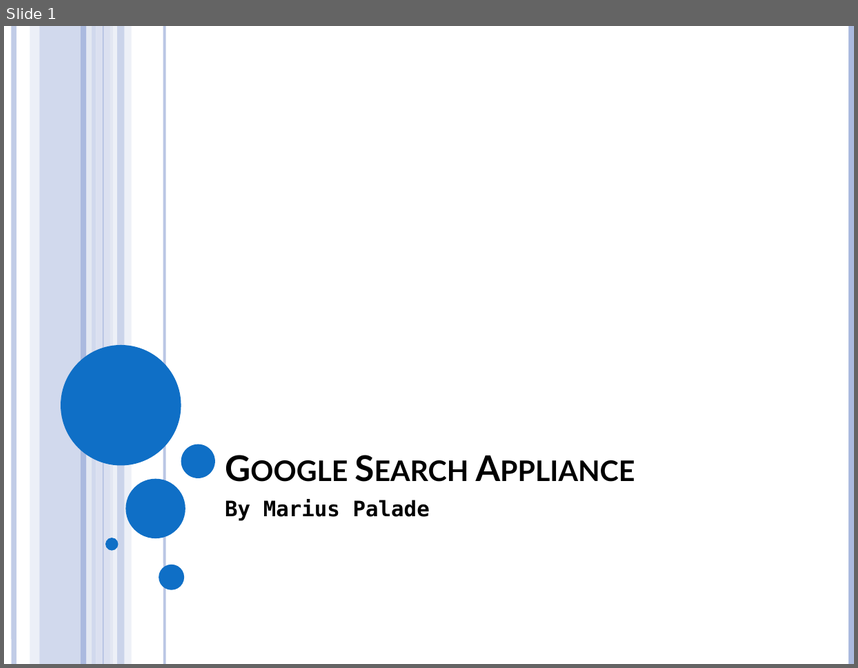
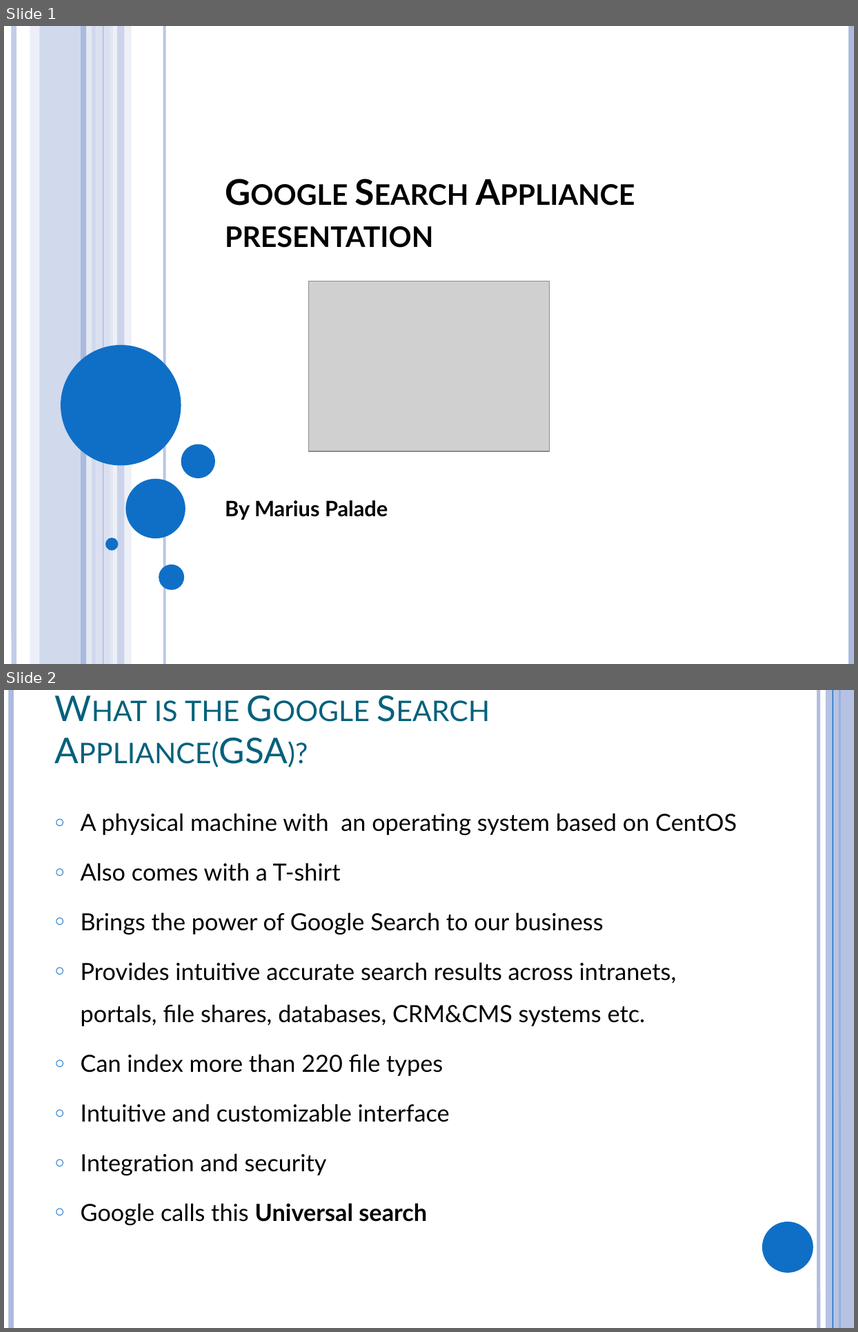
Before and after one commit to yoyosan/gsa-presentation, a slide deck: gsa-presentation.pptx. Shown one above the other, each under a label of ours: slide 1 before the commit, slides 1 and 2 after it. The pictures are 858x668 and 858x1332 pixels, drawn with LibreOffice and Linux fonts; fonts in the diff are those of the drawing; grey boxes stand for pictures. Boxes give left, top, right and bottom in pixels: in the first picture for what was removed or moved away, otherwise in the second. Text is boxed around its words. In the diff, an @@ line names an element or a change of style, - is before the commit and + after.

```diff
--- a/gsa-presentation.pptx
+++ b/gsa-presentation.pptx
@@ slide 2 added at (x1=4, y1=690, x2=854, y2=1328), background #FFFFFF @@
@@ line added from (11, 690) to (11, 1328), #ABBBDF 4.5 pt @@
@@ title added at (x1=154, y1=700, x2=288, y2=764), 30 pt, text #04617B, small capitals @@
+What is the Google Search Appliance(GSA)?
@@ line added from (818, 690) to (818, 1328), #ABBBDF 3 pt @@
@@ rectangle added at (x1=826, y1=690, x2=854, y2=1328), fill #ABBBDF at 87% opacity @@
@@ line added from (833, 690) to (833, 1328), #0F6FC6 0.75 pt @@
@@ line added from (840, 690) to (840, 1328), #0F6FC6 1.5 pt @@
@@ text added at (x1=81, y1=813, x2=737, y2=1225), 20 pt, text #000000 @@
+○ A physical machine with an operating system based on CentOS
+○ Also comes with a T-shirt
+○ Brings the power of Google Search to our business
+○ Provides intuitive accurate search results across intranets, portals, file shares, databases, CRM&CMS systems etc.
+○ Can index more than 220 file types
+○ Intuitive and customizable interface
+○ Integration and security
+○ Google calls this Universal search
@@ ellipse added at (x1=762, y1=1221, x2=813, y2=1272), fill #0F6FC6 @@
@@ slide 1 changed as well @@
@@ title at (x1=225, y1=226, x2=433, y2=247): text changed @@
-Google Search Appliance
+Google Search Appliance presentation
@@ picture added at (x1=308, y1=281, x2=549, y2=451) @@
@@ subtitle "By Marius Palade" at (x1=225, y1=500, x2=388, y2=519): font DejaVu Sans Mono to Lato @@
```
Also in this commit, not shown: 2 other slides added, 1 slide removed, 4 other files.
